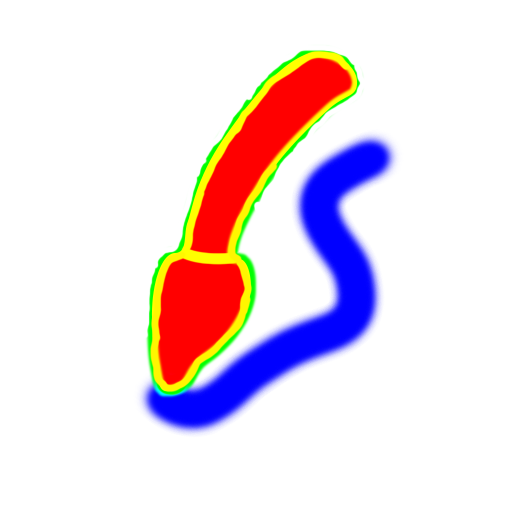
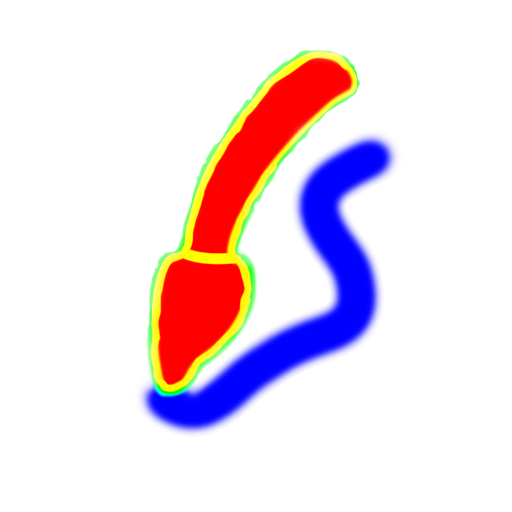
The second w=512, h=512 image is a revision of the first. Changes to its layers:
painted on "viewport_mask копия" over [142, 45, 364, 402]
